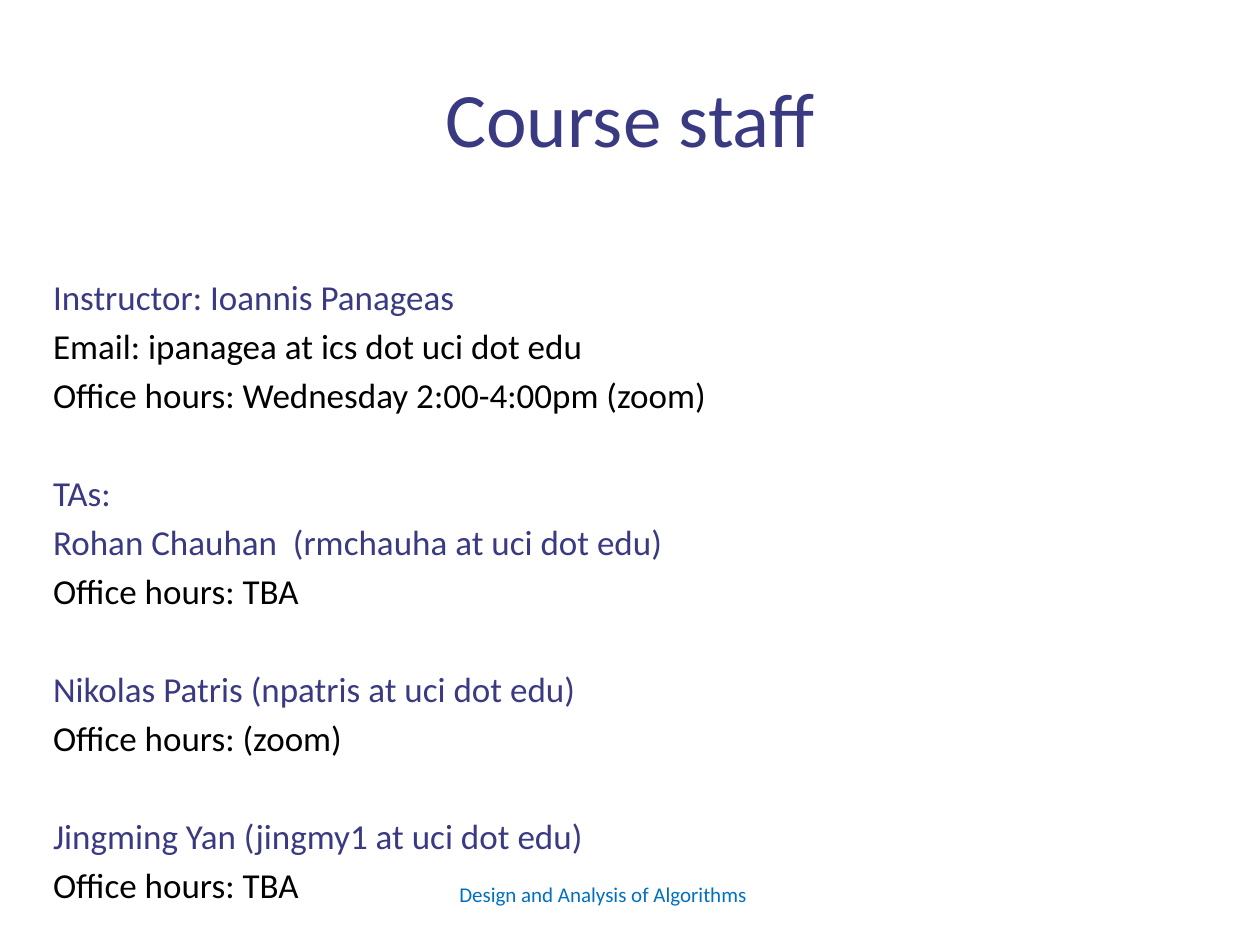
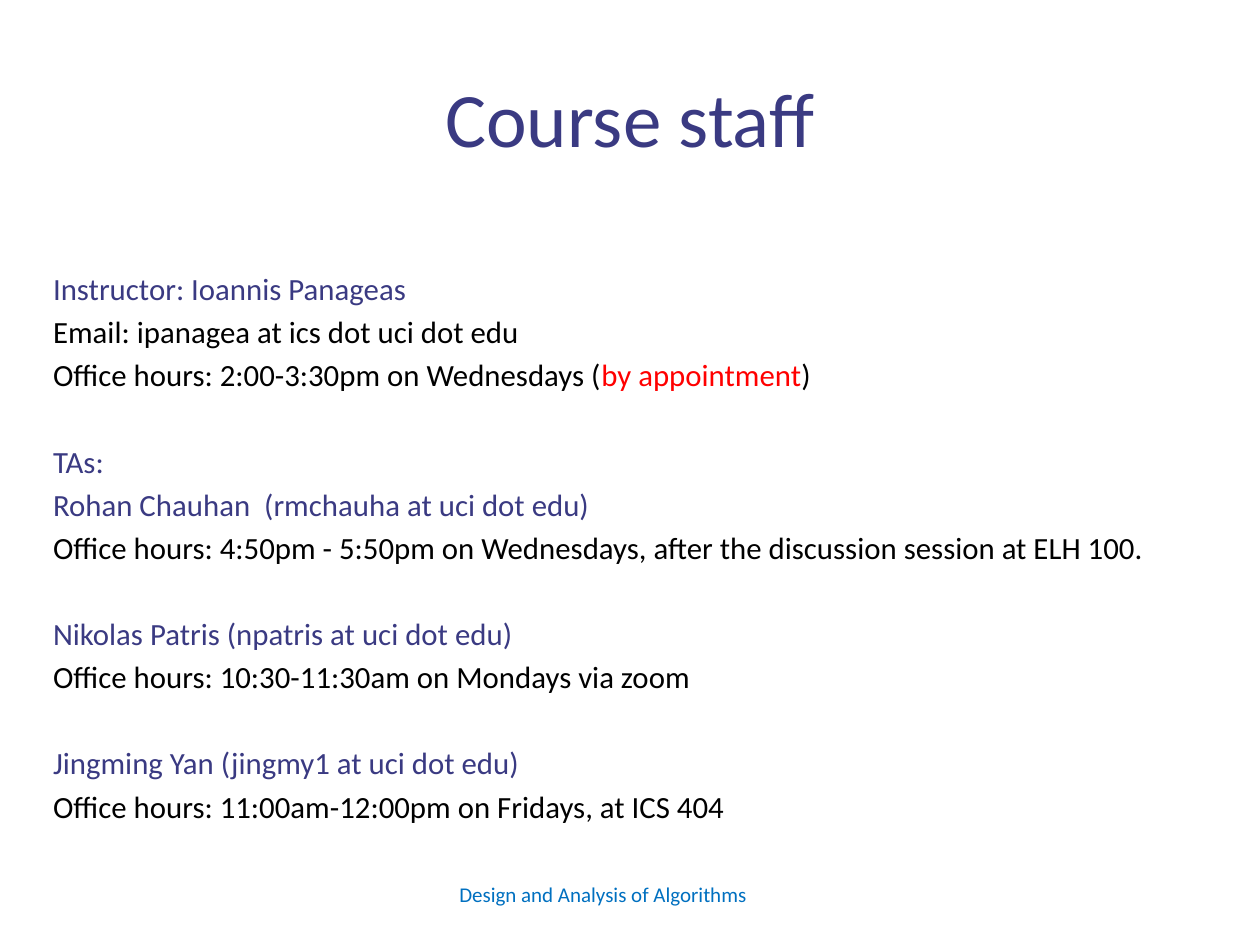
Before and after one commit to panageas/panageas.github.io, a slide deck: slide 2 of algo26slides/L01Introduction.pptx. Drawn at 1260x945 pixels with LibreOffice and Linux fonts; fonts in the diff are those of the drawing. Boxes give left, top, right and bottom in pixels: in the first picture for what was removed or moved away, otherwise in the second. Text is boxed around its words. In the diff, an @@ line names an element or a change of style, - is before the commit and + after.

```diff
--- a/algo26slides/L01Introduction.pptx
+++ b/algo26slides/L01Introduction.pptx
@@ text at (53, 279, 589, 780): size 20 to 17.6 pt in "Instructor: Ioannis Panageas", "Email: ipanagea at ics dot uci dot ...", "TAs:", "Rohan Chauhan (rmchauha at uci dot edu)" and 2 more places @@
@@ text at (53, 363, 811, 391): text changed; size 20 to 17.6 pt @@
-Office hours: Wednesday 2:00-4:00pm (zoom)
+Office hours: 2:00-3:30pm on Wednesdays (by appointment)
@@ text at (53, 537, 1143, 564): text changed; size 20 to 17.6 pt @@
-Office hours: TBA
+Office hours: 4:50pm - 5:50pm on Wednesdays, after the discussion session at ELH 100.
@@ text at (53, 666, 690, 693): text changed; size 20 to 17.6 pt @@
-Office hours: (zoom)
+Office hours: 10:30-11:30am on Mondays via zoom
@@ text at (53, 796, 724, 823): text changed; size 20 to 17.6 pt @@
-Office hours: TBA
+Office hours: 11:00am-12:00pm on Fridays, at ICS 404
```
Also in this commit, not shown: 1 other file.
